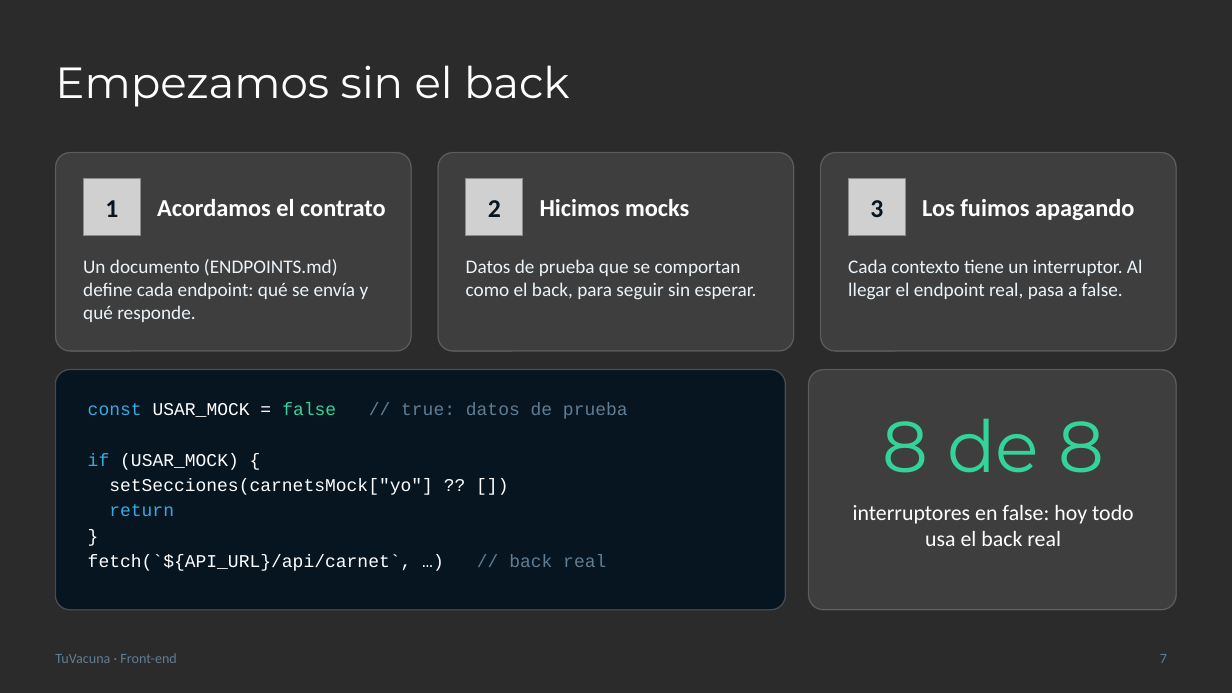
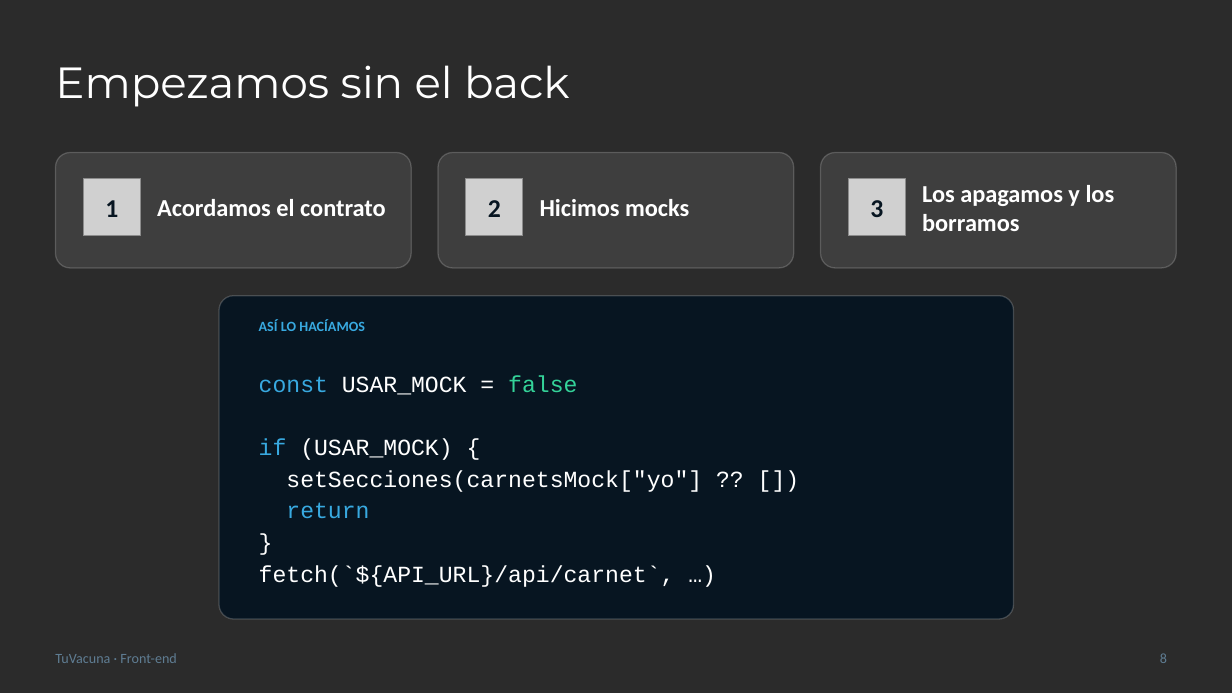
Before and after one commit to lunaezer/tuvacuna, a slide deck: slide 8 of tu vacuna/Presentacion-TuVacuna-Front.pptx (slide 7 before the commit). Drawn at 1232x693 pixels with LibreOffice and Linux fonts; fonts in the diff are those of the drawing; grey boxes stand for pictures; background and template pictures are left out; a plain dark background stands for a picture behind light text. Boxes give left, top, right and bottom in pixels: in the first picture for what was removed or moved away, otherwise in the second. Text is boxed around its words. In the diff, an @@ line names an element or a change of style, - is before the commit and + after.

```diff
--- a/tu vacuna/Presentacion-TuVacuna-Front.pptx
+++ b/tu vacuna/Presentacion-TuVacuna-Front.pptx
@@ rounded rectangle: place and size @@
-rounded rectangle at box(55, 152, 411, 351)
+rounded rectangle at box(55, 152, 411, 268)
@@ rounded rectangle: place and size @@
-rounded rectangle at box(438, 152, 794, 351)
+rounded rectangle at box(438, 152, 794, 268)
@@ rounded rectangle: place and size @@
-rounded rectangle at box(821, 152, 1177, 351)
+rounded rectangle at box(821, 152, 1177, 268)
@@ text at box(922, 185, 1115, 231): text changed @@
-Los fuimos apagando
+Los apagamos y los borramos
@@ text removed at box(83, 259, 369, 322) @@
-Un documento (ENDPOINTS.md) define cada endpoint: qué se envía y qué responde.
@@ text removed at box(466, 259, 757, 300) @@
-Datos de prueba que se comportan como el back, para seguir sin esperar.
@@ text removed at box(848, 259, 1143, 300) @@
-Cada contexto tiene un interruptor. Al llegar el endpoint real, pasa a false.
@@ proportions changed in 4 elements at box(55, 152, 411, 268), box(438, 152, 794, 268), box(821, 152, 1177, 268), box(219, 296, 1014, 619) @@
@@ rounded rectangle: place and size @@
-rounded rectangle at box(55, 370, 786, 610)
+rounded rectangle at box(219, 296, 1014, 619)
@@ text added at box(259, 319, 365, 331), 11 pt, text #38A9E0, bold @@
+ASÍ LO HACÍAMOS
@@ text at box(259, 375, 577, 395): text changed; size 14 to 18 pt; text colour #5F7D93 to #FFFFFF @@
-const USAR_MOCK = false // true: datos de prueba
+const USAR_MOCK = false
@@ text "const USAR_MOCK = false": place and size @@
-text "const USAR_MOCK = false" at box(88, 402, 628, 571)
+text "const USAR_MOCK = false" at box(259, 375, 702, 587)
@@ rounded rectangle removed at box(809, 370, 1177, 610) @@
@@ text removed at box(882, 418, 1104, 473) @@
-8 de 8
@@ text at box(259, 439, 702, 518): size 14 to 18 pt in "if (USAR_MOCK) {", "setSecciones(carnetsMock["yo"] ?? [])", "return", "}" @@
@@ text removed at box(853, 505, 1134, 546) @@
-interruptores en false: hoy todo usa el back real
@@ text at box(259, 565, 675, 587): text changed; size 14 to 18 pt @@
-fetch(`${API_URL}/api/carnet`, …) // back real
+fetch(`${API_URL}/api/carnet`, …)
@@ page number at box(1160, 653, 1167, 663): text changed @@
-7
+8
```
Also in this commit, not shown: 6 other slides changed, 6 slides added, 3 slides removed, 8 other files.
